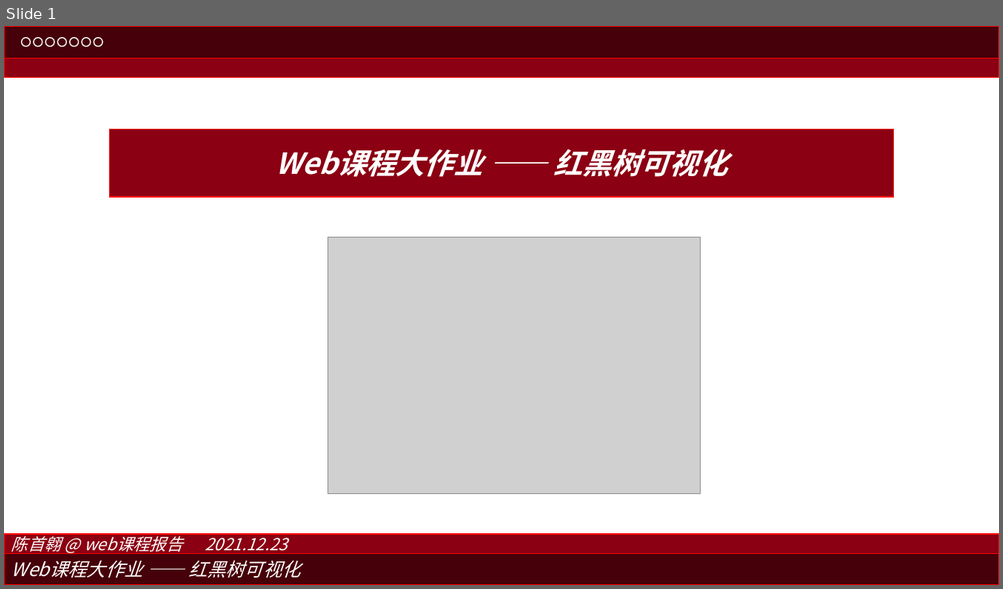
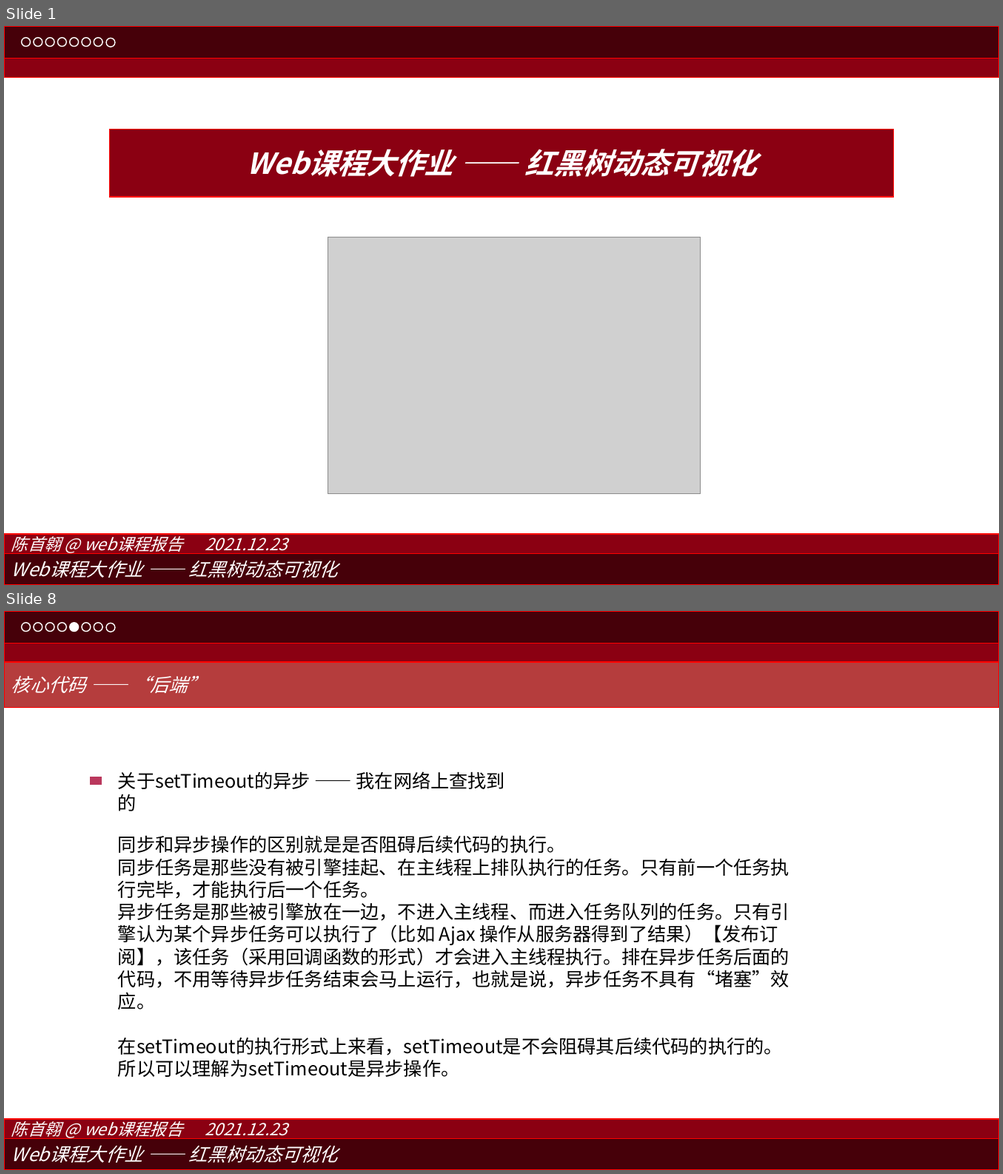
Before and after one commit to shouao/2019213892, a slide deck: 03/slide.pptx. Shown one above the other, each under a label of ours: slide 1 before the commit, slides 1 and 8 after it; the slides between them are not shown. The pictures are 1003x589 and 1003x1174 pixels, drawn with LibreOffice and Linux fonts; fonts in the diff are those of the drawing; grey boxes stand for pictures. Boxes give left, top, right and bottom in pixels: in the first picture for what was removed or moved away, otherwise in the second. Text is boxed around its words. In the diff, an @@ line names an element or a change of style, - is before the commit and + after.

```diff
--- a/03/slide.pptx
+++ b/03/slide.pptx
@@ slide 8 added at (4, 611, 999, 1170), background #FFFFFF @@
@@ rectangle added at (4, 611, 999, 643), fill #460009, outline #FF0000 1 pt @@
@@ ellipse added at (21, 623, 30, 632), fill #460009, outline #FFFFFF 1 pt @@
@@ ellipse added at (34, 623, 42, 632), fill #460009, outline #FFFFFF 1 pt @@
@@ ellipse added at (45, 623, 55, 632), fill #460009, outline #FFFFFF 1 pt @@
@@ ellipse added at (58, 623, 67, 632), fill #460009, outline #FFFFFF 1 pt @@
@@ ellipse added at (70, 623, 79, 632), fill #FFFFFF, outline #FFFFFF 1 pt @@
@@ ellipse added at (82, 623, 91, 632), fill #460009, outline #FFFFFF 1 pt @@
@@ ellipse added at (94, 623, 102, 632), fill #460009, outline #FFFFFF 1 pt @@
@@ ellipse added at (106, 623, 115, 632), fill #460009, outline #FFFFFF 1 pt @@
@@ rectangle added at (4, 643, 999, 663), fill #8B0012, outline #FF0000 1 pt @@
@@ rectangle added at (4, 663, 999, 708), fill #B53D3D, outline #FF0000 1 pt, 18 pt, text #FFFFFF, italic @@
+核心代码 —— “后端”
@@ rectangle added at (90, 777, 101, 784), fill #BA385D, outline #BA385D 1 pt @@
@@ text added at (118, 772, 506, 789), 18 pt, text #000000 @@
+关于setTimeout的异步 —— 我在网络上查找到的
@@ text added at (118, 835, 789, 1056), 18 pt, text #000000 @@
+同步和异步操作的区别就是是否阻碍后续代码的执行。
+同步任务是那些没有被引擎挂起、在主线程上排队执行的任务。只有前一个任务执行完毕，才能执行后一个任务。
+异步任务是那些被引擎放在一边，不进入主线程、而进入任务队列的任务。只有引擎认为某个异步任务可以执行了（比如 Ajax 操作从服务器得到了结果）【发布订阅】，该任务（采用回调函数的形式）才会进入主线程执行。排在异步任务后面的代码，不用等待异步任务结束会马上运行，也就是说，异步任务不具有“堵塞”效应。
+在setTimeout的执行形式上来看，setTimeout是不会阻碍其后续代码的执行的。所以可以理解为setTimeout是异步操作。
@@ rectangle added at (4, 1119, 999, 1139), fill #8B0012, outline #FF0000 1 pt, 16 pt, text #FFFFFF, italic @@
+陈首翱 @ web课程报告 2021.12.23
@@ rectangle added at (4, 1139, 999, 1170), fill #460009, outline #FF0000 1 pt, 18 pt, text #FFFFFF, italic @@
+Web课程大作业 —— 红黑树动态可视化
@@ slide 1 changed as well @@
@@ ellipse added at (106, 38, 115, 47), fill #460009, outline #FFFFFF 1 pt @@
@@ text in rectangle at (247, 149, 756, 177): text changed @@
-Web课程大作业 —— 红黑树可视化
+Web课程大作业 —— 红黑树动态可视化
@@ text in rectangle at (11, 560, 338, 578): text changed @@
-Web课程大作业 —— 红黑树可视化
+Web课程大作业 —— 红黑树动态可视化
```
Also in this commit, not shown: 2 other slides changed, 9 other slides added, 2 other files.
